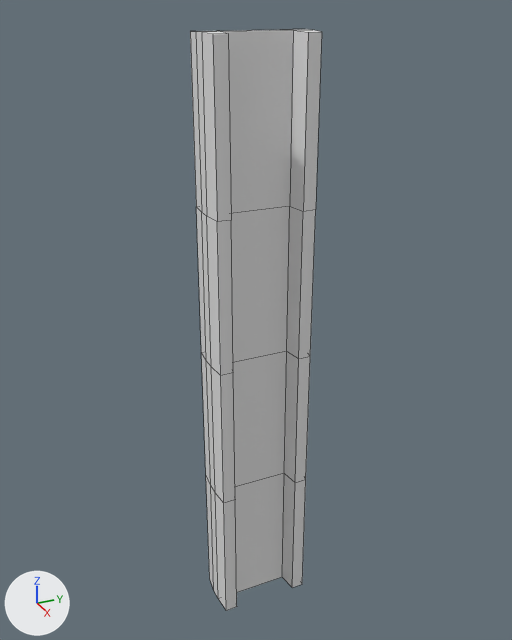
The FBX model Assets/_Visual/Environment/_OpenWorld/Props/Fences/Fence_Passage.fbx as it was, and as the next commit left it.
Before and after are seen from a 50 mm lens placed at (0.841, -0.378, 0.912), pointed at (-0.019, 0.009, 0.482). Every picture has the same lights, and +X, +Y and +Z are marked at lower left. Mesh edges are drawn as thin lines. Where no turn or scale is listed for an object, it has been applied to the vertices.

The first picture shows 'Beam.002'.
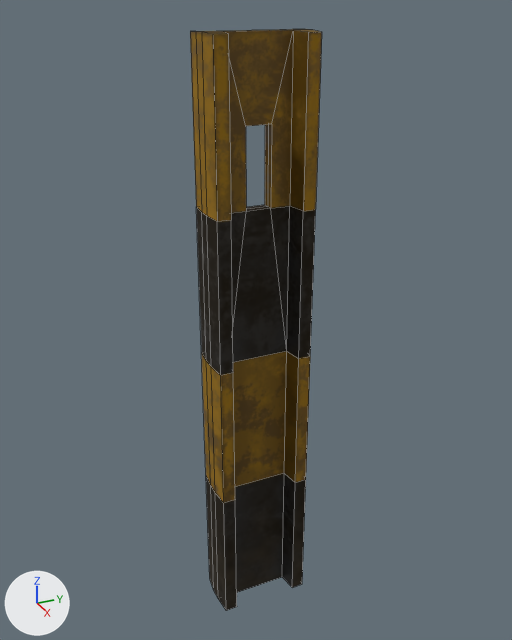
Boxes [x1, y1, x2, y2] around the edits, measured in the pictures (512 x 640 px):
'Beam.002', surface changed, reshaped
    both: [190, 29, 322, 611]
part 1 of me_beam_002, built on
    both: [225, 30, 293, 362]

Patch to the scene script:
```diff
--- a/Assets/_Visual/Environment/_OpenWorld/Props/Fences/Fence_Passage.fbx.py
+++ b/Assets/_Visual/Environment/_OpenWorld/Props/Fences/Fence_Passage.fbx.py
@@ img_cerca_de_passagem_export_basecolor_png @@
+img_cerca_de_passagem_export_basecolor_png = load_image('Cerca_de_Passagem_Export_BaseColor.png', '../Materials/Fence_Passage/Cerca_de_Passagem_Export_BaseColor.png', 512, 512, 'sRGB')
@@ img_cerca_de_passagem_export_metallic_png @@
+img_cerca_de_passagem_export_metallic_png = load_image('Cerca_de_Passagem_Export_Metallic.png', '../Materials/Fence_Passage/Cerca_de_Passagem_Export_Metallic.png', 512, 512, 'Non-Color')
@@ img_cerca_de_passagem_export_roughness_png @@
+img_cerca_de_passagem_export_roughness_png = load_image('Cerca_de_Passagem_Export_Roughness.png', '../Materials/Fence_Passage/Cerca_de_Passagem_Export_Roughness.png', 512, 512, 'Non-Color')
@@ img_cerca_de_passagem_export_normal_png @@
+img_cerca_de_passagem_export_normal_png = load_image('Cerca_de_Passagem_Export_Normal.png', '../Materials/Fence_Passage/Cerca_de_Passagem_Export_Normal.png', 512, 512, 'Non-Color')
@@ mat_export @@
 mat_export = bpy.data.materials.new('Export')
-# nodes: BsdfPrincipled, OutputMaterial
+# nodes: BsdfPrincipled, NormalMap, OutputMaterial, TexImage x4
+# uses the picture img_cerca_de_passagem_export_basecolor_png
+# uses the picture img_cerca_de_passagem_export_metallic_png
+# uses the picture img_cerca_de_passagem_export_normal_png
+# uses the picture img_cerca_de_passagem_export_roughness_png
@@ me_beam_002 @@
 # used by ob_beam_002; location = (0.0, 0.0, 0.0)
-me_beam_002.from_pydata(...)  # 80 vertices, 78 faces; spans x -0.039..0.039, y -0.073..0.073, z 0.0..0.874
+me_beam_002.from_pydata(...)  # 92 vertices, 94 faces; spans x -0.039..0.039, y -0.073..0.073, z 0.0..0.874
+# me_beam_002 part 1
+# 4 faces are deleted
+# 7 vertices are added at x -0.01..0.01, y -0.018..0.018, z 0.655..0.765
+# 5 new vertices lie (0.0, 0.036, 0.0) away from vertices in x -0.01..0.01, y -0.018, z 0.655..0.765
+# 20 new faces join them
 me_beam_002.materials.append(mat_export)
```
